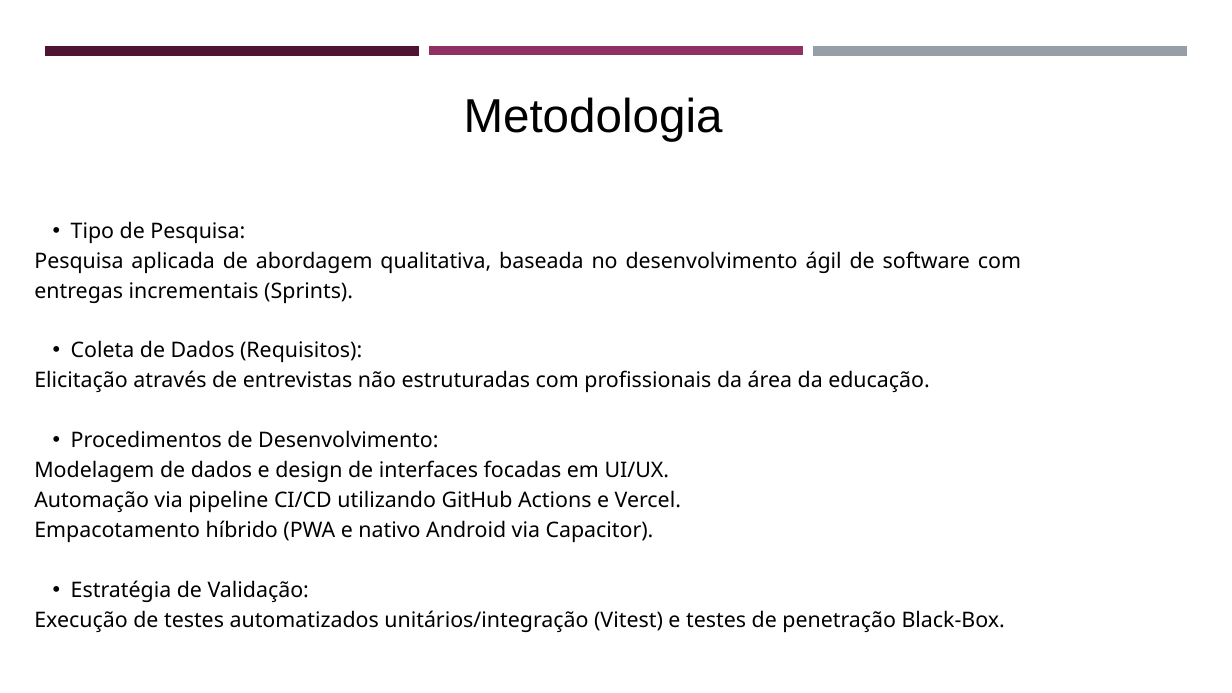
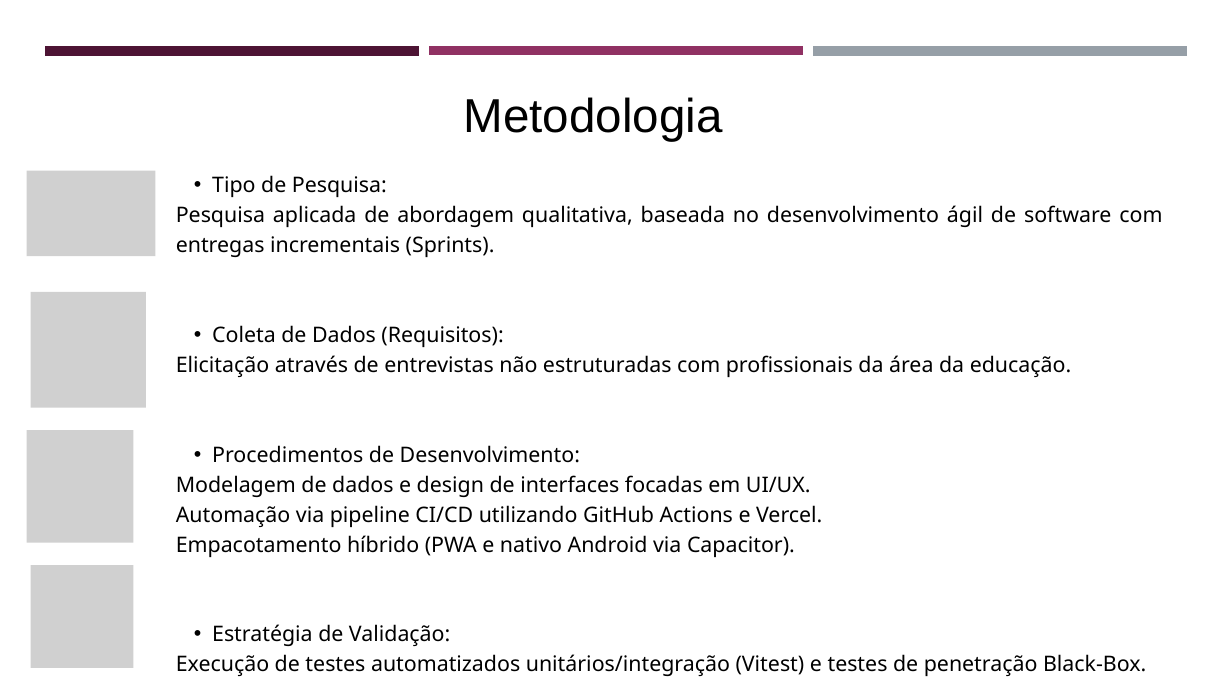
Before and after one commit to z12guilherme/gestao_atipicos, a slide deck: slide 5 of tcc/TCC - Slides.pptx. Drawn at 1232x693 pixels with LibreOffice and Linux fonts; fonts in the diff are those of the drawing; grey boxes stand for pictures. Boxes give left, top, right and bottom in pixels: in the first picture for what was removed or moved away, otherwise in the second. Text is boxed around its words. In the diff, an @@ line names an element or a change of style, - is before the commit and + after.

```diff
--- a/tcc/TCC - Slides.pptx
+++ b/tcc/TCC - Slides.pptx
@@ picture added at (26,171,155,256) @@
@@ text "Tipo de Pesquisa:" rewrapped from (34,221,1021,632) to (176,175,1162,676) @@
@@ picture added at (31,292,146,408) @@
@@ picture added at (26,430,133,543) @@
@@ picture added at (31,565,134,668) @@
```
Also in this commit, not shown: 8 other slides changed, 1 slide added.
